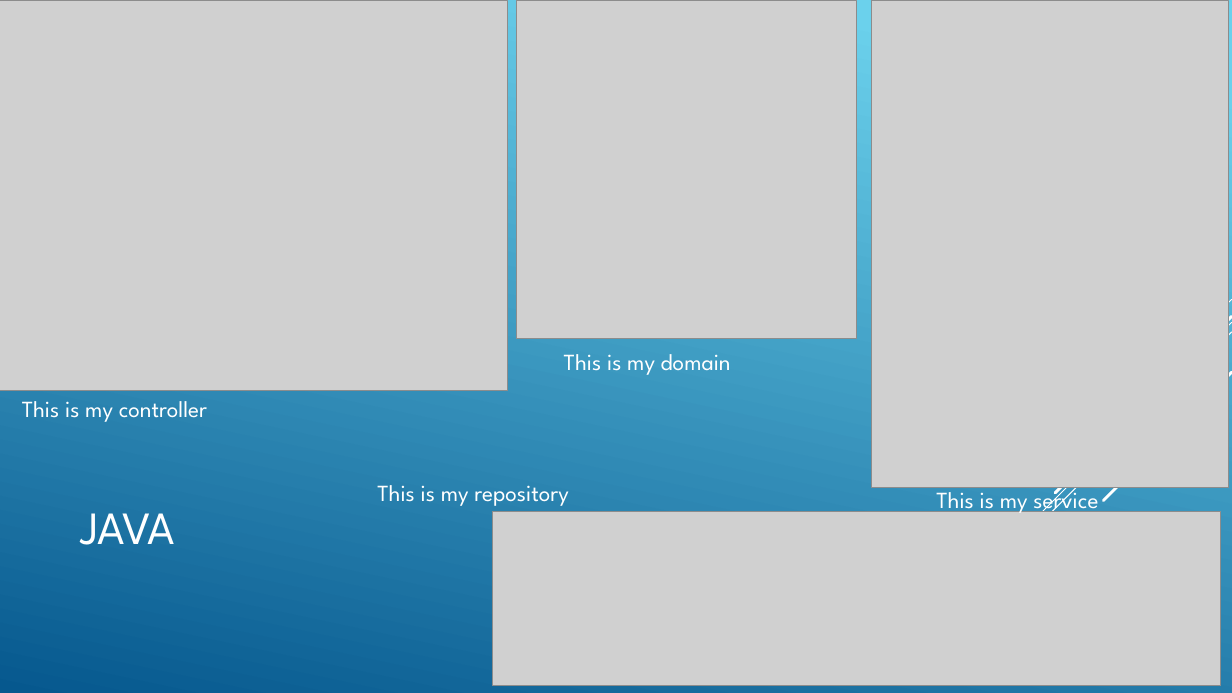
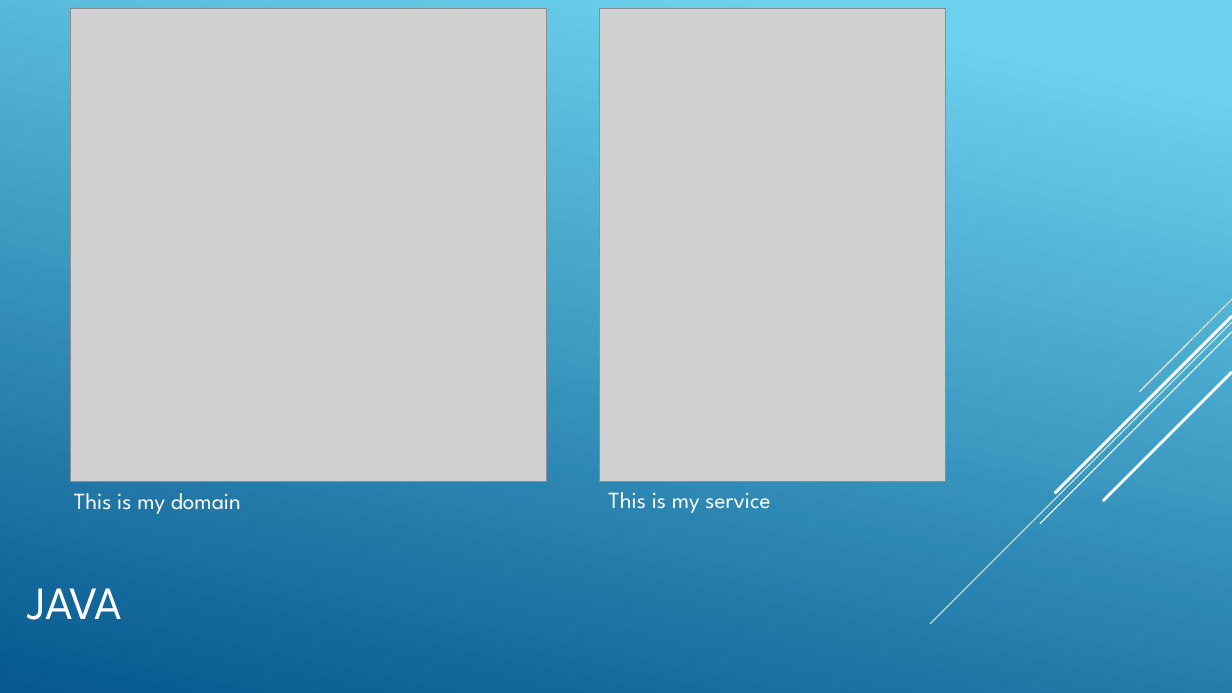
Before and after one commit to zachzloof/zachzloof_assessment2, a slide deck: slide 6 of documentation/presentation/presentation.pptx (slide 5 before the commit). Drawn at 1232x693 pixels with LibreOffice and Linux fonts; fonts in the diff are those of the drawing; grey boxes stand for pictures. Boxes give left, top, right and bottom in pixels: in the first picture for what was removed or moved away, otherwise in the second. Text is boxed around its words. In the diff, an @@ line names an element or a change of style, - is before the commit and + after.

```diff
--- a/documentation/presentation/presentation.pptx
+++ b/documentation/presentation/presentation.pptx
@@ picture removed at [0,0,508,390] @@
@@ picture: place and size @@
-picture at [517,0,857,338]
+picture at [71,8,547,482]
@@ picture: place and size @@
-picture at [872,0,1228,488]
+picture at [600,8,946,482]
@@ text removed at [22,401,207,422] @@
-This is my controller
@@ text "This is my domain": place and size @@
-text "This is my domain" at [564,354,731,375]
+text "This is my domain" at [74,493,241,514]
@@ text removed at [377,485,568,506] @@
-This is my repository
@@ text "This is my service" rewrapped from [936,485,1098,515] to [608,492,770,513] @@
@@ title "JAVA": place and size @@
-title "JAVA" at [80,513,174,545]
+title "JAVA" at [28,588,122,620]
@@ picture removed at [493,511,1221,686] @@
```
Also in this commit, not shown: 1 other slide changed, 9 slides added, 5 slides removed, 4 other files.
